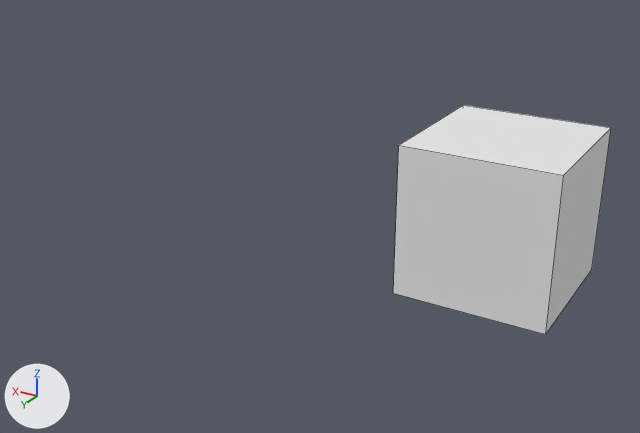
Before and after pictures for a commit that changed the Blender file src/art_src/mapTiles.blend.
Before and after are seen from a camera (50 mm lens) standing at (-3.39, 10.14, 4.4) and looking at (1.9, 1.33, -0.01). Arrows for +X, +Y and +Z are at lower left; the lights stay in place. Mesh edges are drawn as thin lines.
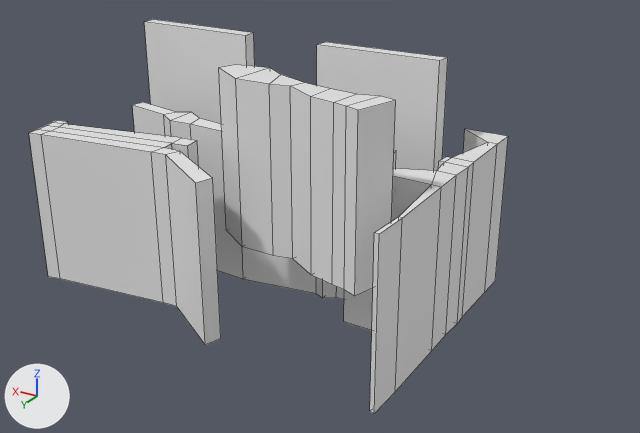
Commit message: Add new map grafic

Boxes [x1, y1, x2, y2] around the edits, measured in the pictures (640 x 433 px):
'Cube', reshaped, moved (21% wider, 14% shorter): before [393, 105, 611, 335]; after [132, 102, 396, 299]
'Cube.003', added: after [219, 65, 396, 296]
'Cube.004', added: after [29, 120, 221, 345]
'Cube.005', added: after [344, 129, 508, 414]
'Cube.001', added: after [317, 42, 448, 171]
'Cube.002', added: after [144, 19, 255, 124]

The change, as a list of edits to the scene's bpy script:
```text
Change me_cube:
    used by ob_cube; location = (0.0, 0.0, 0.0)
    remove me_cube.from_pydata(...)  # 8 vertices, 6 faces; spans x -1.0..1.0, y -1.0..1.0, z -1.0..1.0
    remove me_cube.materials.append(mat_material)  # white #e7e7e7
    add me_cube.from_pydata(...)  # 36 vertices, 34 faces; spans x -0.41..3.57, y -0.24..0.29, z -1.0..1.0
    me_cube part 1: the whole mesh is rebuilt
Add me_cube_002:
    me_cube_002.from_pydata([(-0.54, -0.86, -1.0), (-0.54, -0.86, 1.0), (-0.51, -0.67, -1.0), (-0.51, -0.67, 1.0), (1.13, -0.86, -1.0), (1.13, -0.86, 1.0), (1.15, -0.67, -1.0), (1.15, -0.67, 1.0)], [], [(0, 1, 3, 2), (2, 3, 7, 6), (6, 7, 5, 4), (4, 5, 1, 0), (2, 6, 4, 0), (7, 3, 1, 5)])
Add me_cube_003:
    me_cube_003.from_pydata([(-0.59, -0.86, -1.0), (-0.59, -0.86, 1.0), (-0.6, -0.67, -1.0), (-0.6, -0.67, 1.0), (1.15, -0.9, -1.0), (1.15, -0.9, 1.0), (1.16, -0.7, -1.0), (1.16, -0.7, 1.0)], [], [(0, 1, 3, 2), (2, 3, 7, 6), (6, 7, 5, 4), (4, 5, 1, 0), (2, 6, 4, 0), (7, 3, 1, 5)])
Add me_cube_004:
    me_cube_004.from_pydata(...)  # 32 vertices, 30 faces; spans x -0.76..1.53, y -1.43..-0.46, z -1.0..1.0
Add me_cube_005:
    me_cube_005.from_pydata(...)  # 40 vertices, 38 faces; spans x -1.21..1.82, y -0.58..0.57, z -1.0..1.0
Add me_cube_006:
    me_cube_006.from_pydata(...)  # 44 vertices, 42 faces; spans x 0.42..1.61, y -1.0..2.43, z -1.0..1.0
Change ob_cube:
    ob_cube.location: (0.0, 0.0, 0.0) -> (1.32, 1.38, 0.0)
Add ob_cube_001:
    ob_cube_001 = bpy.data.objects.new('Cube.001', me_cube_002)
    ob_cube_001.location = (1.18, 1.36, 1.0)
Add ob_cube_002:
    ob_cube_002 = bpy.data.objects.new('Cube.002', me_cube_003)
    ob_cube_002.location = (4.02, 1.36, 1.0)
Add ob_cube_003:
    ob_cube_003 = bpy.data.objects.new('Cube.003', me_cube_004)
    ob_cube_003.location = (1.11, 3.42, 1.0)
Add ob_cube_004:
    ob_cube_004 = bpy.data.objects.new('Cube.004', me_cube_005)
    ob_cube_004.location = (3.44, 2.67, 0.0)
Add ob_cube_005:
    ob_cube_005 = bpy.data.objects.new('Cube.005', me_cube_006)
    ob_cube_005.location = (-0.43, 0.99, 0.0)
```
